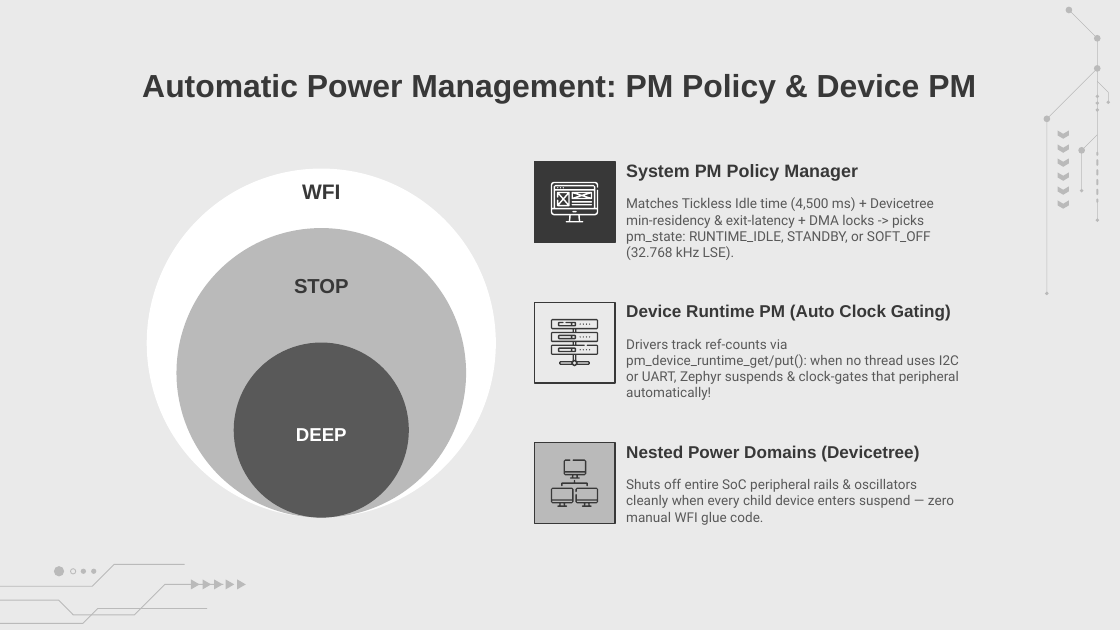
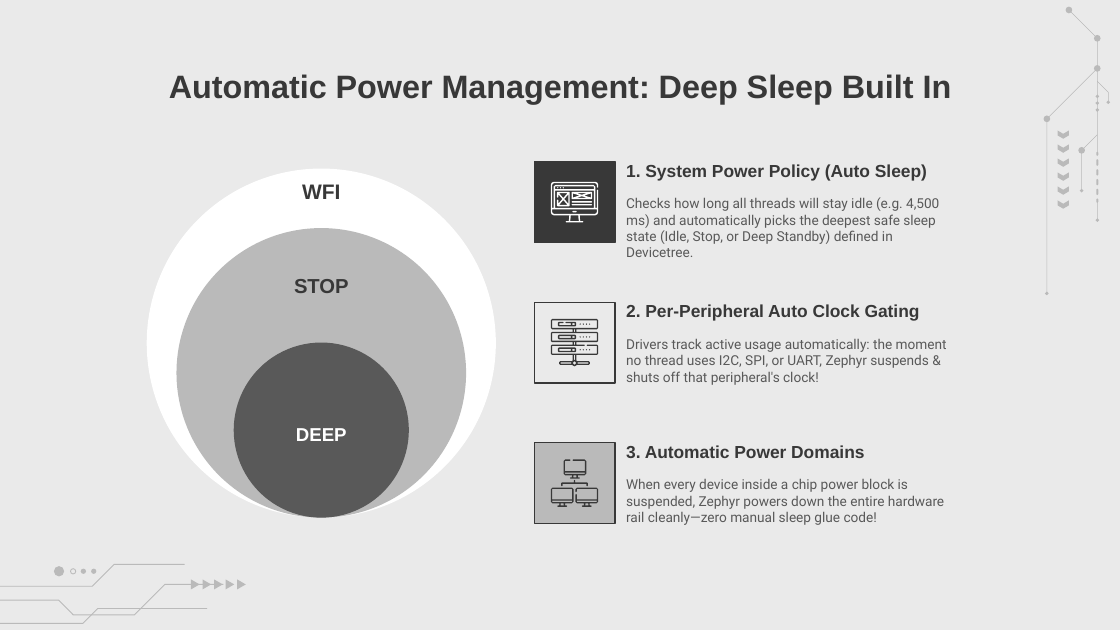
Before and after one commit to amrsaeedcse/zephyr-vs-freertos-presentation, a slide deck: slide 27 of Zephyr_RTOS_vs_FreeRTOS.pptx. Drawn at 1120x630 pixels with LibreOffice and Linux fonts; fonts in the diff are those of the drawing; background and template pictures are left out. Boxes give left, top, right and bottom in pixels: in the first picture for what was removed or moved away, otherwise in the second. Text is boxed around its words. In the diff, an @@ line names an element or a change of style, - is before the commit and + after.

Commit message:
Refine Part II Zephyr narrative, visuals & clarity (Slides 13-34)

```diff
--- a/Zephyr_RTOS_vs_FreeRTOS.pptx
+++ b/Zephyr_RTOS_vs_FreeRTOS.pptx
@@ title at [169, 74, 952, 104]: text changed; size 20.5 to 20.8 pt @@
-Automatic Power Management: PM Policy & Device PM
+Automatic Power Management: Deep Sleep Built In
@@ subtitle at [626, 164, 927, 181]: text changed; size 11.5 to 11.2 pt @@
-System PM Policy Manager
+1. System Power Policy (Auto Sleep)
@@ subtitle at [626, 197, 939, 257]: text changed @@
-Matches Tickless Idle time (4,500 ms) + Devicetree min-residency & exit-latency + DMA locks -> picks pm_state: RUNTIME_IDLE, STANDBY, or SOFT_OFF (32.768 kHz LSE).
+Checks how long all threads will stay idle (e.g. 4,500 ms) and automatically picks the deepest safe sleep state (Idle, Stop, or Deep Standby) defined in Devicetree.
@@ subtitle at [626, 304, 920, 321]: text changed; size 11 to 11.2 pt @@
-Device Runtime PM (Auto Clock Gating)
+2. Per-Peripheral Auto Clock Gating
@@ subtitle at [626, 339, 947, 385]: text changed; size 8.7 to 8.8 pt @@
-Drivers track ref-counts via pm_device_runtime_get/put(): when no thread uses I2C or UART, Zephyr suspends & clock-gates that peripheral automatically!
+Drivers track active usage automatically: the moment no thread uses I2C, SPI, or UART, Zephyr suspends & shuts off that peripheral's clock!
@@ subtitle at [626, 445, 864, 458]: text changed; size 11 to 11.2 pt @@
-Nested Power Domains (Devicetree)
+3. Automatic Power Domains
@@ subtitle at [626, 479, 944, 525]: text changed; size 8.7 to 8.8 pt @@
-Shuts off entire SoC peripheral rails & oscillators cleanly when every child device enters suspend — zero manual WFI glue code.
+When every device inside a chip power block is suspended, Zephyr powers down the entire hardware rail cleanly—zero manual sleep glue code!
```
Also in this commit, not shown: 19 other slides changed, 1 slide added, 1 slide removed, 2 other files.
